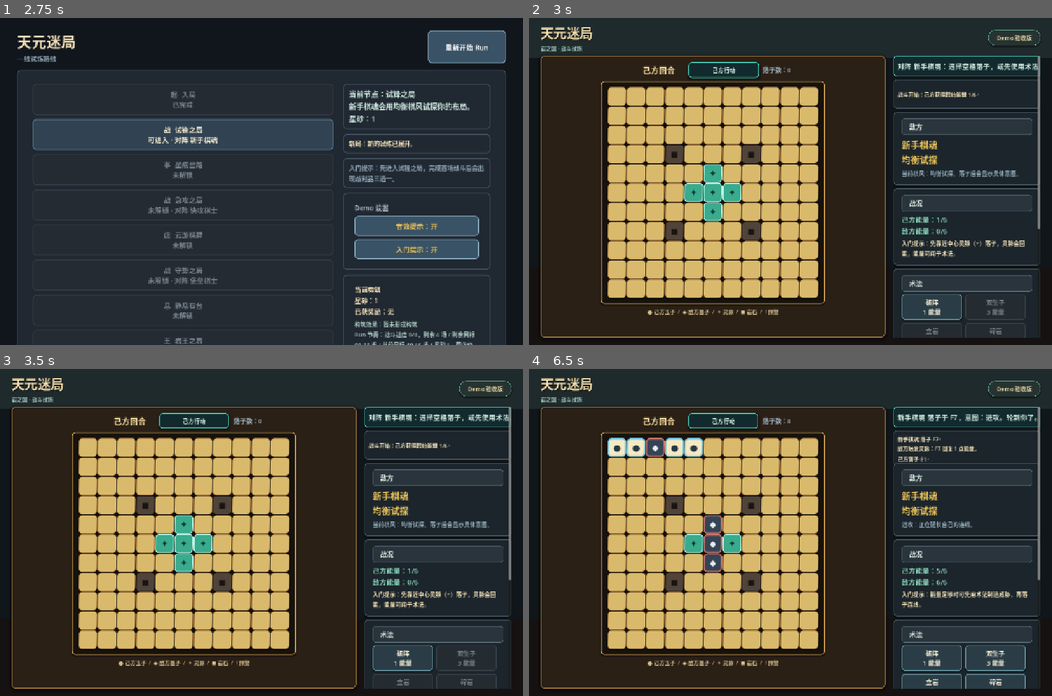
Above: before the commit, frames 1-4 (two rows, left to right).
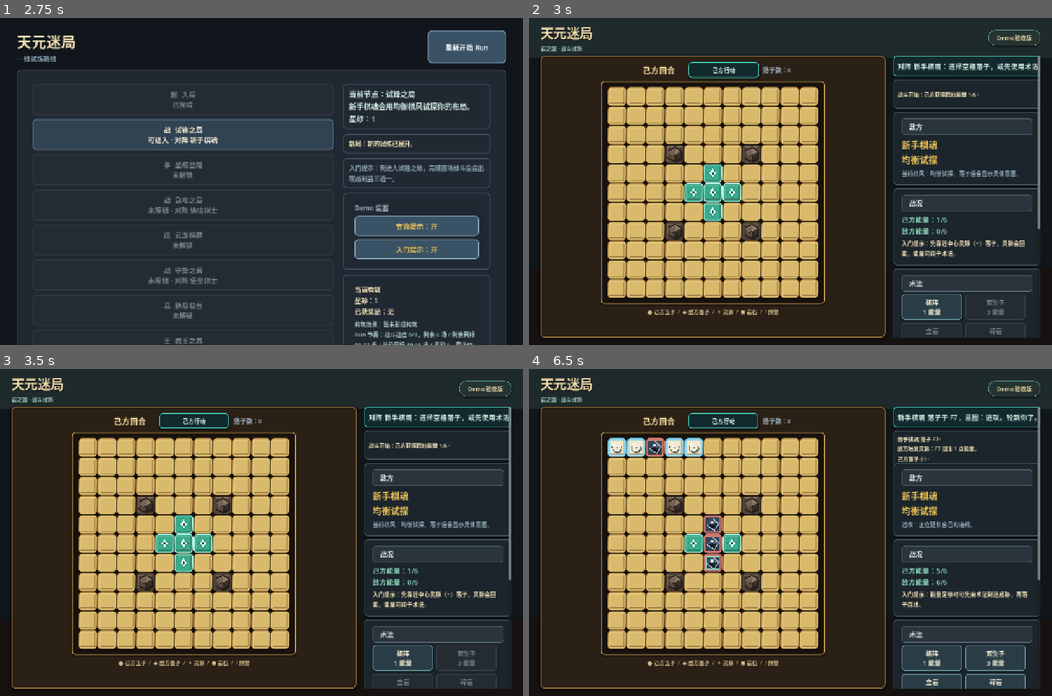
Above: after the commit, the same moments.

Repository: eason522/game
Game: Godot game, scene res://scenes/ui/MainMenu.tscn
The game is run twice, just before and just after one commit, with the same random seed, the same clock (stepped at 60 frames per second) and the same inputs.
Inputs (mouse positions are in pixels of both pictures, inside the frame that each line leads up to):
- Up to frame 1 (2.75 s): click "新的 Run" at 0.5 s; click "重新开始 Run" at 1.25 s; click "重新开始 Run" at 2 s
- Up to frame 2 (3 s): click "战 试锋之局 可进入 · 对阵 新手棋魂" at 2.75 s
- Up to frame 3 (3.5 s): no input
- Up to frame 4 (6.5 s): click (617, 447) at 3.52 s; click (633, 447) at 4.27 s; click (675, 447) at 5.02 s; click (691, 447) at 5.77 s

Frame 1 is identical in both runs. In frame 2, 2.1% of the frame differs, in the area x 15-55%, y 21-85%; in frame 3, 2.1%; in frame 4, 2.8%.

Commit message:
增强棋盘伪 3D 自绘质感
新增 BattleCellButton 自绘棋盘格，用岩石棱面、玉子高光、墨子暗面和灵脉光核替代文本符号表现。战斗场景改为向棋盘格传递地形/棋子/标记/反馈状态，并补充冒烟测试防止岩石视觉退回文本方块。同步 README 与 DEVELOPMENT_PLAN.md。

Diff:
--- /dev/null
+++ b/scripts/game/BattleCellButton.gd
@@ -0,0 +1,223 @@
+extends Button
+
+const TERRAIN_NORMAL := "normal"
+const TERRAIN_SPIRIT := "spirit"
+const TERRAIN_ROCK := "rock"
+const PIECE_NONE := ""
+const PIECE_PLAYER := "player"
+const PIECE_PLAYER_TEMP := "player_temp"
+const PIECE_ENEMY := "enemy"
+const MARK_NONE := ""
+const MARK_SEALED := "sealed"
+const MARK_SKILL_TARGET := "skill_target"
+const MARK_WARNING := "warning"
+
+var terrain_kind := TERRAIN_NORMAL
+var piece_kind := PIECE_NONE
+var marker_kind := MARK_NONE
+var is_winning_cell := false
+var is_last_move_cell := false
+var feedback_kind := ""
+
+
+func set_visual_state(terrain: String, piece: String, marker: String, winning: bool, last_move: bool, feedback: String) -> void:
+	terrain_kind = terrain
+	piece_kind = piece
+	marker_kind = marker
+	is_winning_cell = winning
+	is_last_move_cell = last_move
+	feedback_kind = feedback
+	queue_redraw()
+
+
+func _draw() -> void:
+	var rect := Rect2(Vector2.ZERO, size)
+	_draw_cell_bevel(rect)
+
+	match terrain_kind:
+		TERRAIN_SPIRIT:
+			_draw_spirit(rect)
+		TERRAIN_ROCK:
+			_draw_rock(rect)
+
+	match marker_kind:
+		MARK_SEALED:
+			_draw_seal(rect)
+		MARK_SKILL_TARGET:
+			_draw_skill_target(rect)
+		MARK_WARNING:
+			_draw_warning(rect)
+
+	match piece_kind:
+		PIECE_PLAYER:
+			_draw_player_piece(rect, false)
+		PIECE_PLAYER_TEMP:
+			_draw_player_piece(rect, true)
+		PIECE_ENEMY:
+			_draw_enemy_piece(rect)
+
+	if is_winning_cell:
+		_draw_win_rim(rect)
+	elif is_last_move_cell:
+		_draw_last_move_rim(rect)
+
+	if not feedback_kind.is_empty():
+		_draw_feedback_glow(rect)
+
+
+func _draw_cell_bevel(rect: Rect2) -> void:
+	var tl := rect.position + Vector2(5, 5)
+	var tr := rect.position + Vector2(rect.size.x - 5, 5)
+	var bl := rect.position + Vector2(5, rect.size.y - 5)
+	var br := rect.position + rect.size - Vector2(5, 5)
+	draw_line(tl, tr, Color(1, 0.91, 0.62, 0.28), 2.0)
+	draw_line(tl, bl, Color(1, 0.91, 0.62, 0.18), 1.5)
+	draw_line(bl, br, Color(0.18, 0.09, 0.02, 0.34), 2.0)
+	draw_line(tr, br, Color(0.18, 0.09, 0.02, 0.26), 1.5)
+
+
+func _draw_spirit(rect: Rect2) -> void:
+	var center := rect.get_center()
+	draw_circle(center, rect.size.x * 0.28, Color(0.14, 0.78, 0.63, 0.20))
+	draw_circle(center, rect.size.x * 0.18, Color(0.35, 0.98, 0.79, 0.35))
+	var star := PackedVector2Array([
+		center + Vector2(0, -13),
+		center + Vector2(5, -4),
+		center + Vector2(13, 0),
+		center + Vector2(5, 4),
+		center + Vector2(0, 13),
+		center + Vector2(-5, 4),
+		center + Vector2(-13, 0),
+		center + Vector2(-5, -4),
+	])
+	draw_colored_polygon(star, Color("#dfffee"))
+	draw_polyline(star, Color("#2e8c7e"), 2.0, true)
+	draw_circle(center, 3.0, Color("#1f4e45"))
+
+
+func _draw_rock(rect: Rect2) -> void:
+	var center := rect.get_center()
+	var shadow := PackedVector2Array([
+		center + Vector2(-15, -7),
+		center + Vector2(2, -17),
+		center + Vector2(17, -6),
+		center + Vector2(16, 11),
+		center + Vector2(1, 18),
+		center + Vector2(-17, 9),
+	])
+	var shadow_offset := PackedVector2Array()
+	for point in shadow:
+		shadow_offset.append(point + Vector2(3, 4))
+	draw_colored_polygon(shadow_offset, Color(0.03, 0.025, 0.02, 0.45))
+	draw_colored_polygon(shadow, Color("#4e4037"))
+
+	draw_colored_polygon(PackedVector2Array([
+		center + Vector2(-15, -7),
+		center + Vector2(2, -17),
+		center + Vector2(1, 1),
+		center + Vector2(-7, 6),
+	]), Color("#726153"))
+	draw_colored_polygon(PackedVector2Array([
+		center + Vector2(2, -17),
+		center + Vector2(17, -6),
+		center + Vector2(1, 1),
+	]), Color("#8a7562"))
+	draw_colored_polygon(PackedVector2Array([
+		center + Vector2(17, -6),
+		center + Vector2(16, 11),
+		center + Vector2(1, 1),
+	]), Color("#3c322c"))
+	draw_colored_polygon(PackedVector2Array([
+		center + Vector2(16, 11),
+		center + Vector2(1, 18),
+		center + Vector2(1, 1),
+	]), Color("#302822"))
+	draw_colored_polygon(PackedVector2Array([
+		center + Vector2(1, 18),
+		center + Vector2(-17, 9),
+		center + Vector2(-7, 6),
+		center + Vector2(1, 1),
+	]), Color("#5a493d"))
+	draw_polyline(shadow, Color("#211915"), 2.4, true)
+	draw_line(center + Vector2(-7, 6), center + Vector2(1, 1), Color("#241b16"), 1.3)
+	draw_line(center + Vector2(1, 1), center + Vector2(9, -8), Color(1, 0.86, 0.61, 0.20), 1.2)
+	draw_line(center + Vector2(-8, -7), center + Vector2(1, -12), Color(1, 0.86, 0.61, 0.18), 1.2)
+
+
+func _draw_player_piece(rect: Rect2, temporary: bool) -> void:
+	var center := rect.get_center()
+	var radius := rect.size.x * 0.27
+	draw_circle(center + Vector2(2, 3), radius, Color(0.04, 0.03, 0.02, 0.38))
+	draw_circle(center, radius, Color("#f2ead9") if not temporary else Color("#d5c28d"))
+	draw_arc(center, radius - 1, -PI * 0.1, PI * 1.16, 40, Color("#425d67"), 2.0)
+	draw_circle(center + Vector2(-6, -6), radius * 0.36, Color(1, 1, 1, 0.50))
+	draw_circle(center + Vector2(1, 1), radius * 0.18, Color("#253844"))
+
+
+func _draw_enemy_piece(rect: Rect2) -> void:
+	var center := rect.get_center()
+	var points := PackedVector2Array([
+		center + Vector2(0, -15),
+		center + Vector2(14, -2),
+		center + Vector2(4, 15),
+		center + Vector2(-14, 3),
+	])
+	var shadow := PackedVector2Array()
+	for point in points:
+		shadow.append(point + Vector2(3, 4))
+	draw_colored_polygon(shadow, Color(0.02, 0.02, 0.03, 0.45))
+	draw_colored_polygon(points, Color("#283446"))
+	draw_colored_polygon(PackedVector2Array([points[0], points[1], center]), Color("#59687a"))
+	draw_colored_polygon(PackedVector2Array([points[1], points[2], center]), Color("#1f2938"))
+	draw_colored_polygon(PackedVector2Array([points[2], points[3], center]), Color("#111925"))
+	draw_colored_polygon(PackedVector2Array([points[3], points[0], center]), Color("#3e4d62"))
+	draw_polyline(points, Color("#d7e2e6"), 1.7, true)
+	draw_circle(center + Vector2(-2, -5), 3.2, Color("#e9f4f7"))
+
+
+func _draw_seal(rect: Rect2) -> void:
+	var center := rect.get_center()
+	draw_arc(center, 15, PI * 0.12, PI * 1.86, 40, Color("#f0c65a"), 2.0)
+	draw_line(center + Vector2(-9, 0), center + Vector2(9, 0), Color("#f0c65a"), 1.5)
+
+
+func _draw_skill_target(rect: Rect2) -> void:
+	var center := rect.get_center()
+	var target := PackedVector2Array([
+		center + Vector2(0, -14),
+		center + Vector2(14, 0),
+		center + Vector2(0, 14),
+		center + Vector2(-14, 0),
+	])
+	draw_polyline(target, Color("#fff0a8"), 2.0, true)
+	draw_circle(center, 3.0, Color("#fff0a8"))
+
+
+func _draw_warning(rect: Rect2) -> void:
+	var center := rect.get_center()
+	draw_line(center + Vector2(0, -12), center + Vector2(0, 4), Color("#fff0bf"), 3.0)
+	draw_circle(center + Vector2(0, 12), 2.4, Color("#fff0bf"))
+
+
+func _draw_win_rim(rect: Rect2) -> void:
+	draw_rect(Rect2(Vector2(5, 5), rect.size - Vector2(10, 10)), Color("#fff0bd"), false, 3.0)
+
+
+func _draw_last_move_rim(rect: Rect2) -> void:
+	draw_rect(Rect2(Vector2(6, 6), rect.size - Vector2(12, 12)), Color("#8fd3c4"), false, 2.0)
+
+
+func _draw_feedback_glow(rect: Rect2) -> void:
+	var glow := Color("#fff0a8")
+	match feedback_kind:
+		"player":
+			glow = Color("#85d8ff")
+		"enemy":
+			glow = Color("#ff8b78")
+		"rock":
+			glow = Color("#f2b35e")
+		"energy":
+			glow = Color("#9affdf")
+		"skill":
+			glow = Color("#d4c4ff")
+	draw_rect(Rect2(Vector2(4, 4), rect.size - Vector2(8, 8)), Color(glow.r, glow.g, glow.b, 0.68), false, 3.0)
--- a/scripts/game/BattleScene.gd
+++ b/scripts/game/BattleScene.gd
@@ -28,6 +28,7 @@
 const RESULT_BANNER_SETTLE_SECONDS := 0.16
 const RESULT_BANNER_POP_SCALE := Vector2(1.018, 1.018)
 const FEEDBACK_FLASH_SECONDS := 0.62
+const BattleCellButtonScript := preload("res://scripts/game/BattleCellButton.gd")
 const SkillExecutorScript := preload("res://scripts/skills/SkillExecutor.gd")
 const RunStateScript := preload("res://scripts/roguelike/RunState.gd")
 const SimpleTonePlayerScript := preload("res://scripts/audio/SimpleTonePlayer.gd")
@@ -603,10 +604,10 @@
 
 		for x in range(BOARD_SIZE):
 			var pos := Vector2i(x, y)
-			var button := Button.new()
+			var button = BattleCellButtonScript.new()
 			button.custom_minimum_size = CELL_SIZE
 			button.focus_mode = Control.FOCUS_NONE
-			button.add_theme_font_size_override("font_size", 21)
+			button.add_theme_font_size_override("font_size", 1)
 			button.add_theme_color_override("font_color", Color("#1c2229"))
 			button.add_theme_color_override("font_hover_color", Color("#1c2229"))
 			button.add_theme_color_override("font_pressed_color", Color("#1c2229"))
@@ -1352,64 +1353,63 @@
 			var button: Button = cells[y][x]
 			var owner := board.get_piece(pos)
 			var style := empty_style
-			var text_color := Color("#2a2014")
 			var terrain := board.get_terrain(pos)
+			var cell_terrain_kind := BattleCellButtonScript.TERRAIN_NORMAL
+			var cell_piece_kind := BattleCellButtonScript.PIECE_NONE
+			var cell_marker_kind := BattleCellButtonScript.MARK_NONE
+			var cell_feedback_kind := ""
 
 			button.text = ""
 			button.tooltip_text = ""
 
+			if terrain == BoardState.TERRAIN_ROCK:
+				cell_terrain_kind = BattleCellButtonScript.TERRAIN_ROCK
+				style = rock_style
+			elif terrain == BoardState.TERRAIN_SPIRIT:
+				cell_terrain_kind = BattleCellButtonScript.TERRAIN_SPIRIT
+				style = spirit_style
+
 			if pos == last_move and last_move_owner == BoardState.PLAYER:
-				button.text = "●"
-				text_color = Color("#253844")
+				cell_piece_kind = BattleCellButtonScript.PIECE_PLAYER
 				style = last_player_style
 			elif pos == last_move and last_move_owner == BoardState.ENEMY:
-				button.text = "◆"
-				text_color = Color("#e7eef0")
+				cell_piece_kind = BattleCellButtonScript.PIECE_ENEMY
 				style = last_enemy_style
 			elif owner == BoardState.PLAYER:
-				button.text = "○" if board.is_temporary_piece(pos) else "●"
-				text_color = Color("#253844")
+				cell_piece_kind = BattleCellButtonScript.PIECE_PLAYER_TEMP if board.is_temporary_piece(pos) else BattleCellButtonScript.PIECE_PLAYER
 				style = temporary_player_style if board.is_temporary_piece(pos) else player_style
 			elif owner == BoardState.ENEMY:
-				button.text = "◆"
-				text_color = Color("#e7eef0")
+				cell_piece_kind = BattleCellButtonScript.PIECE_ENEMY
 				style = enemy_style
-			elif terrain == BoardState.TERRAIN_ROCK:
-				button.text = "◼"
-				text_color = Color("#1a1410")
-				style = rock_style
 			elif board.is_sealed(pos):
-				button.text = "◇"
-				text_color = Color("#e8d38a")
+				cell_marker_kind = BattleCellButtonScript.MARK_SEALED
 				style = sealed_style
-			elif terrain == BoardState.TERRAIN_SPIRIT:
-				button.text = "✦"
-				text_color = Color("#07382f")
-				style = spirit_style
 
 			if owner == BoardState.EMPTY and not selected_skill_id.is_empty() and skill_executor.is_valid_target(board, selected_skill_id, pos):
-				if button.text.is_empty():
-					button.text = "◇"
-					text_color = Color("#f4e6ff")
+				cell_marker_kind = BattleCellButtonScript.MARK_SKILL_TARGET
 				style = skill_target_style
 				button.tooltip_text = _format_skill_preview(_preview_skill(selected_skill_id, pos))
 			elif owner == BoardState.EMPTY and pos == warning_target:
-				button.text = "!"
-				text_color = Color("#fff0bf")
+				cell_marker_kind = BattleCellButtonScript.MARK_WARNING
 				style = warning_style
 
 			if winning_line.has(pos):
 				style = win_style
-				text_color = Color("#2a1707")
 
 			if feedback_flashes.has(pos) and not winning_line.has(pos):
+				cell_feedback_kind = feedback_flashes[pos]
 				style = _get_feedback_style(feedback_flashes[pos], style)
 
 			button.disabled = _is_cell_disabled(pos)
-			button.add_theme_color_override("font_color", text_color)
-			button.add_theme_color_override("font_hover_color", text_color)
-			button.add_theme_color_override("font_pressed_color", text_color)
-			button.add_theme_color_override("font_disabled_color", text_color)
+			if button.has_method("set_visual_state"):
+				button.set_visual_state(
+					cell_terrain_kind,
+					cell_piece_kind,
+					cell_marker_kind,
+					winning_line.has(pos),
+					pos == last_move,
+					cell_feedback_kind
+				)
 			button.add_theme_stylebox_override("normal", style)
 			button.add_theme_stylebox_override("hover", style)
 			button.add_theme_stylebox_override("pressed", style)
--- a/tests/battle_feedback_smoke.gd
+++ b/tests/battle_feedback_smoke.gd
@@ -89,6 +89,13 @@
 
 			if first_cell_style == null or first_cell_style.shadow_size <= 0:
 				failures.append("battle feedback: expected board cells to use material-style shadow")
+
+			var rock_cell = scene.cells[3][3]
+
+			if not rock_cell.has_method("set_visual_state"):
+				failures.append("battle feedback: expected board cells to use the custom pseudo-3D cell renderer")
+			elif rock_cell.get("terrain_kind") != "rock":
+				failures.append("battle feedback: expected opening rock cell to use rock visual state")
 
 		scene._set_status("测试长状态：堡垒棋士落子于 E5，意图：防守并延长自己的连线。轮到你了。")
 		scene._show_feedback("测试反馈：堡垒棋士落子 E5。", [], "")
Not shown, changed: DEVELOPMENT_PLAN.md
Not shown, changed: README.md
